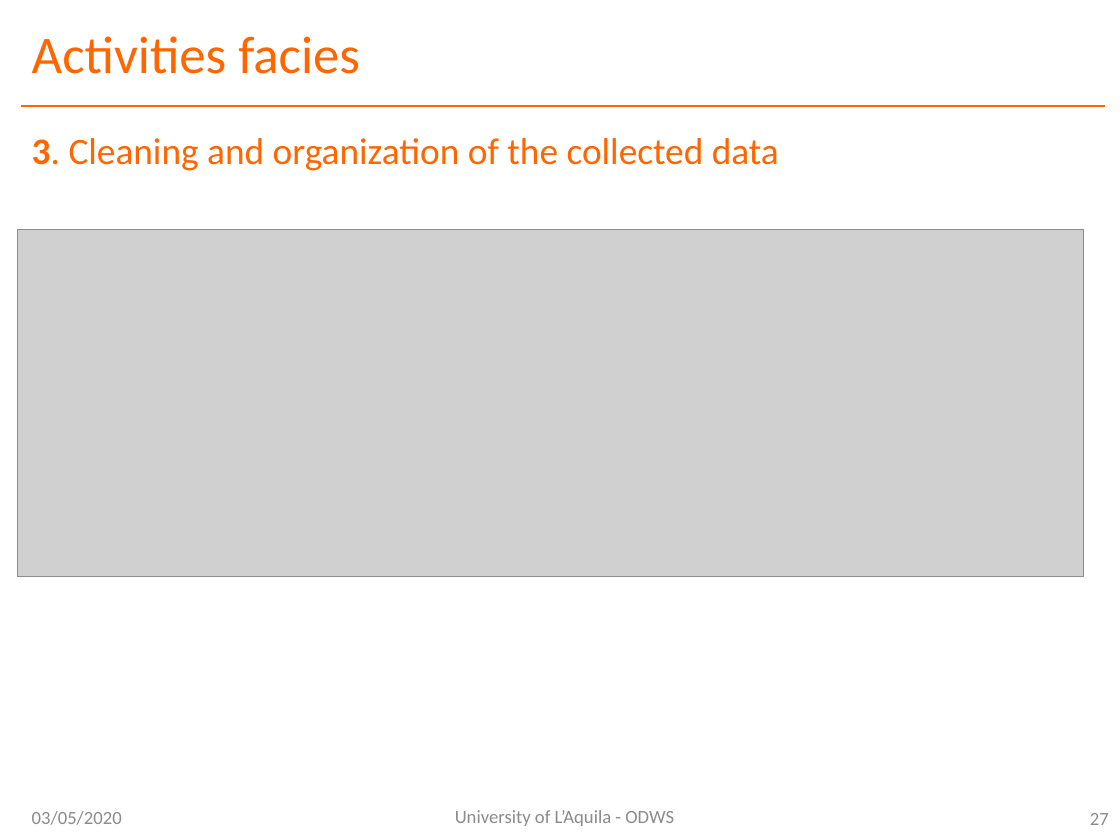
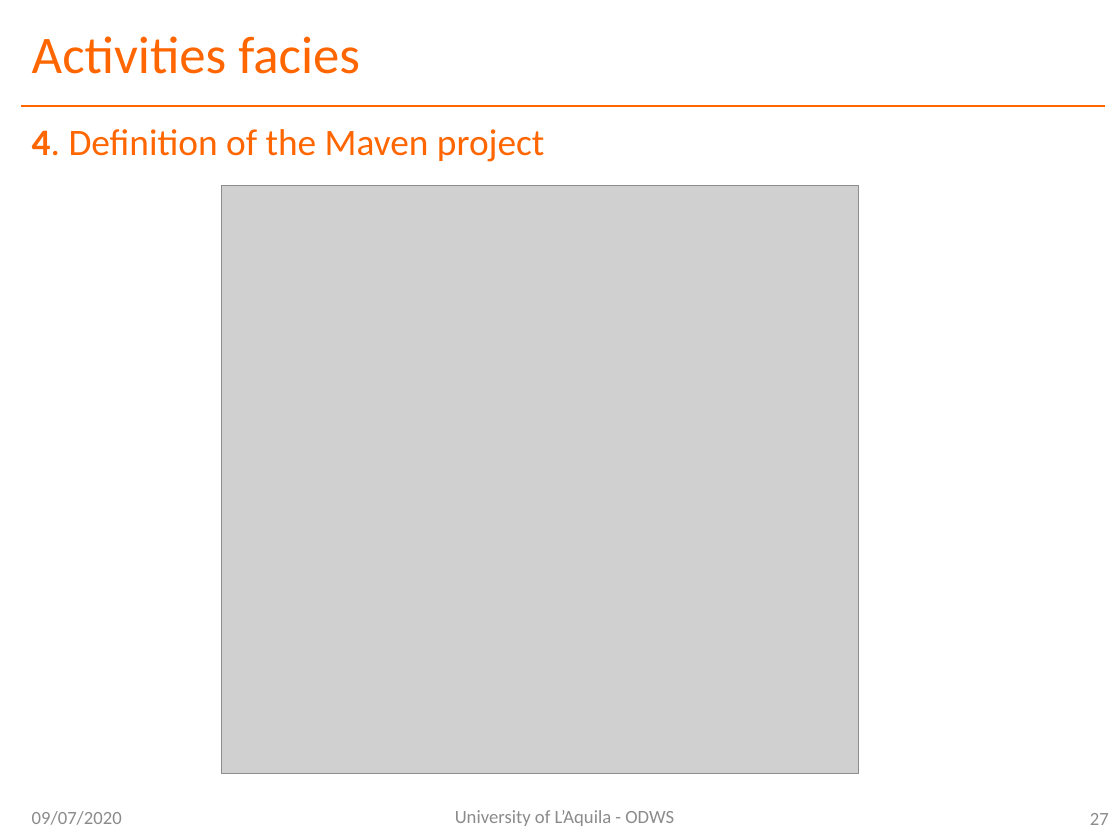
Before and after one commit to ODWSUni/ODWS, a slide deck: slide 27 of PRESENTAZIONE ODWS.pptx. Drawn at 1120x840 pixels with LibreOffice and Linux fonts; fonts in the diff are those of the drawing; grey boxes stand for pictures. Boxes give left, top, right and bottom in pixels: in the first picture for what was removed or moved away, otherwise in the second. Text is boxed around its words. In the diff, an @@ line names an element or a change of style, - is before the commit and + after.

```diff
--- a/PRESENTAZIONE ODWS.pptx
+++ b/PRESENTAZIONE ODWS.pptx
@@ text at (32, 129, 544, 162): text changed @@
-3. Cleaning and organization of the collected data
+4. Definition of the Maven project
@@ picture added at (222, 186, 858, 774) @@
@@ picture removed at (17, 230, 1083, 577) @@
@@ text at (32, 811, 122, 825): text changed @@
-03/05/2020
+09/07/2020
```
Also in this commit, not shown: 29 other slides changed, 24 slides added.
